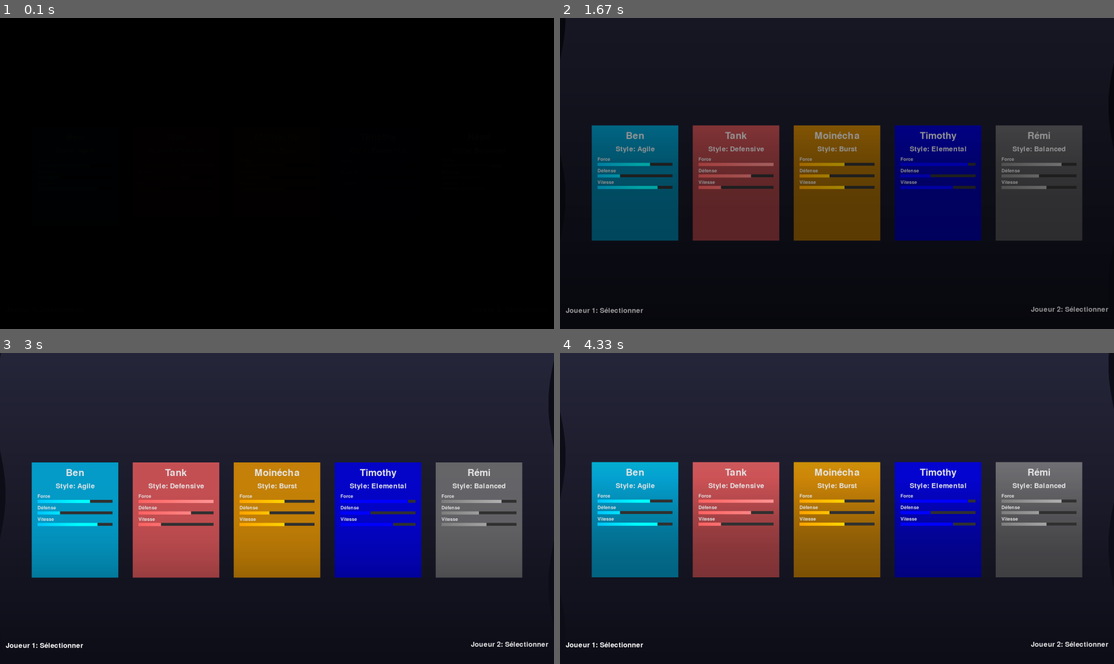
Above: before the commit, frames 1-4 (two rows, left to right).
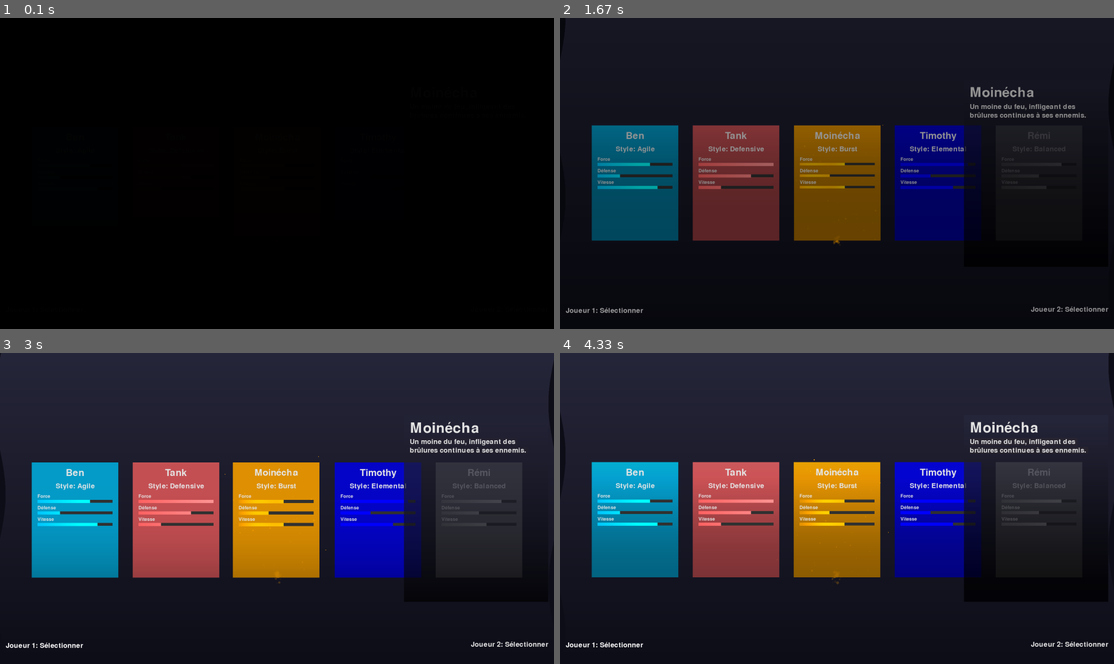
Above: after the commit, the same moments.

Repository: CarlosLeBg/pythfighter
Game: pygame game, started from src/core/selector.py
The game is run twice, just before and just after one commit, with the same random seed, the same clock (stepped at 60 frames per second) and the same inputs.
Inputs:
- Up to frame 1 (0.1 s): no input
- Up to frame 2 (1.67 s): no input
- Up to frame 3 (3 s): no input
- Up to frame 4 (4.33 s): no input

The runs differ from the first frame. In frame 2, 7.6% of the frame differs, in the area x 42-95%, y 22-74%; in frame 3, 10%, in the area x 40-95%, y 22-75%; in frame 4, 8.9%.

Commit message:
Modif de Carlos

Diff:
--- a/src/core/selector.py
+++ b/src/core/selector.py
@@ -122,6 +122,11 @@
 class CharacterSelect:
     def __init__(self):
         pygame.init()
+        pygame.joystick.init()
+        self.joysticks = [pygame.joystick.Joystick(x) for x in range(pygame.joystick.get_count())]
+        for joystick in self.joysticks:
+            joystick.init()
+
         self.screen = pygame.display.set_mode((SCREEN_WIDTH, SCREEN_HEIGHT))
         pygame.display.set_caption("Pyth Fighter - Character Selection")
 
@@ -192,8 +197,7 @@
 
     def draw_character_card(self, name, data):
         card_rect = self.position_manager.card_positions[name]
-        mouse_pos = pygame.mouse.get_pos()
-        hover = card_rect.collidepoint(mouse_pos)
+        hover = card_rect.collidepoint(self.joystick_cursor_pos)
 
         # Enhanced card animation
         y_offset = sin(self.animation_time * 3) * 5
@@ -423,6 +427,7 @@
         clock = pygame.time.Clock()
         running = True
         last_hover = None
+        self.joystick_cursor_pos = [SCREEN_WIDTH // 2, SCREEN_HEIGHT // 2]
 
         while running:
             self.animation_time = pygame.time.get_ticks() / 1000
@@ -430,17 +435,22 @@
             for event in pygame.event.get():
                 if event.type == pygame.QUIT:
                     running = False
-                elif event.type == pygame.MOUSEBUTTONDOWN and event.button == 1:
-                    for char_name, char_rect in self.position_manager.card_positions.items():
-                        if char_rect.collidepoint(event.pos):
-                            self.handle_character_selection(char_name)
-                            break
+                elif event.type == pygame.JOYAXISMOTION:
+                    if event.axis == 0:  # X axis
+                        self.joystick_cursor_pos[0] = max(0, min(SCREEN_WIDTH, self.joystick_cursor_pos[0] + int(event.value * 10)))
+                    elif event.axis == 1:  # Y axis
+                        self.joystick_cursor_pos[1] = max(0, min(SCREEN_HEIGHT, self.joystick_cursor_pos[1] + int(event.value * 10)))
+                elif event.type == pygame.JOYBUTTONDOWN:
+                    if event.button == 0:  # A button (Cross on PS)
+                        for char_name, char_rect in self.position_manager.card_positions.items():
+                            if char_rect.collidepoint(self.joystick_cursor_pos):
+                                self.handle_character_selection(char_name)
+                                break
 
             # Handle hover sound effects
             current_hover = None
-            mouse_pos = pygame.mouse.get_pos()
             for char_name, char_rect in self.position_manager.card_positions.items():
-                if char_rect.collidepoint(mouse_pos):
+                if char_rect.collidepoint(self.joystick_cursor_pos):
                     current_hover = char_name
                     break
 
